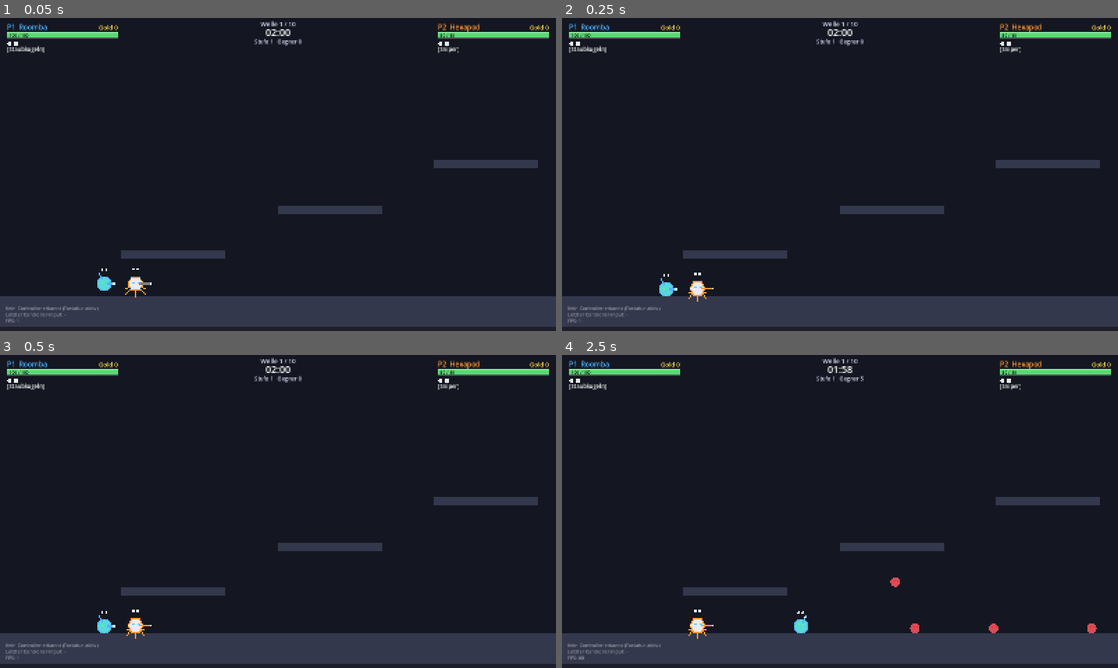
Above: before the commit, frames 1-4 (two rows, left to right).
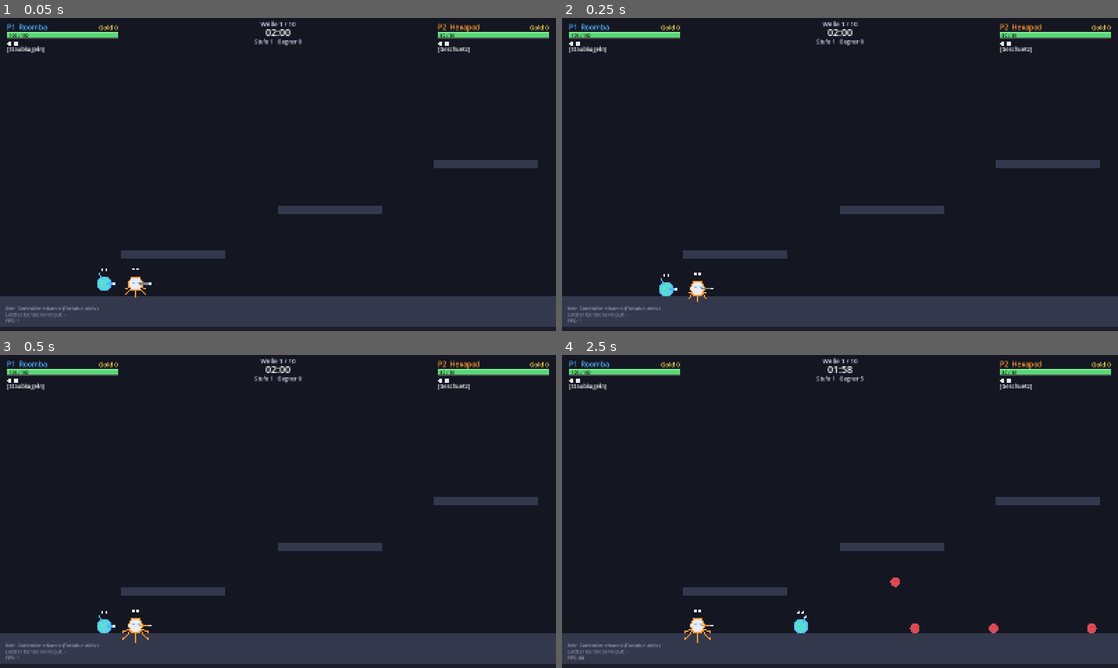
Above: after the commit, the same moments.

Repository: BearsinK/Ares
Game: Godot game, scene res://scenes/main.tscn
The game is run twice, just before and just after one commit, with the same random seed, the same clock (stepped at 60 frames per second) and the same inputs.
Inputs (mouse positions are in pixels of both pictures, inside the frame that each line leads up to):
- Up to frame 1 (0.05 s): no input
- Up to frame 2 (0.25 s): no input
- Up to frame 3 (0.5 s): no input
- Up to frame 4 (2.5 s): tap Enter (p1_confirm) at 0.5 s; move the mouse to (962, 495) at 0.52 s; hold D (p1_right) 0.53-2.03 s; tap . (p2_fire) at 0.6 s; click (962, 495) at 0.67 s; tap Space (p1_jump) at 0.77, 1.52 s; tap Left (p2_left) at 0.8, 1.35 s; move the mouse to (728, 527) at 1.27 s; tap Right (p2_right) at 1.55, 2.1 s; move the mouse to (895, 442) at 2.02 s; hold A (p1_left) from 2.03 s (still down); tap M (p2_weapon) at 2.3 s

The runs differ from the first frame. In frame 1, less than 0.1% of the frame differs, in the area x 26-85%, y 8-86%; in frame 2, less than 0.1%; in frame 3, less than 0.1%, in the area x 22-85%, y 8-92%; in frame 4, less than 0.1%.

Commit message:
Rework hexapod: wall climbing, fast turret, shoot only when planted
Co-Authored-By: Claude Sonnet 5.5 <noreply@anthropic.com>
Claude-Session: https://claude.ai/code/session_01LWfhWxkDekTWkUA5NKCt1X

Diff:
--- a/scripts/autoload/sfx.gd
+++ b/scripts/autoload/sfx.gd
@@ -43,6 +43,7 @@
 	_streams["shake"] = _synth(380.0, 260.0, 0.04, "square", 0.14, 0.7)
 	_streams["can_throw"] = _synth(220.0, 520.0, 0.14, "sine", 0.35, 0.1)
 	_streams["pop"] = _synth(500.0, 120.0, 0.1, "square", 0.3, 0.5)
+	_streams["turret"] = _synth(950.0, 220.0, 0.11, "saw", 0.3, 0.35)
 	_streams["kill"] = _synth(300.0, 40.0, 0.35, "saw", 0.4, 0.6)
 
 
--- a/scripts/data/robot_classes.gd
+++ b/scripts/data/robot_classes.gd
@@ -33,9 +33,11 @@
 		"max_hp": 80.0,
 		"dash_charges": 2,
 		"dash_cooldown": 1.3,
-		# Sniper: die Klassenwaffe (erste Waffe) schiesst nur im Stand.
+		# Geschuetz: die Klassenwaffe (erste Waffe) schiesst nur im Stand (am Boden oder
+		# an der Wand), nach kurzer Aufbauzeit. Dafuer klettert er Waende hoch.
 		"stationary_fire": true,
-		"weapons": ["sniper"],
+		"wall_climb": true,
+		"weapons": ["turret"],
 		"damage_mult": 1.0,
 	},
 	"vending": {
--- a/scripts/data/weapons.gd
+++ b/scripts/data/weapons.gd
@@ -5,7 +5,7 @@
 ## kind "hitscan": sofortiger Treffer entlang einer Linie (Strahl, Sniper)
 ## kind "lob": Bogenwurf mit Schuettel-Aufladung (Feuer halten = schuetteln, loslassen = werfen)
 
-const ALL_IDS: Array[String] = ["dust", "rapid", "shotgun", "rocket", "beam", "sniper", "can"]
+const ALL_IDS: Array[String] = ["dust", "rapid", "shotgun", "rocket", "beam", "sniper", "can", "turret"]
 
 const DATA := {
 	"dust": {
@@ -50,6 +50,12 @@
 		"explosion_damage": 30.0, "explosion_damage_max": 100.0,
 		"recoil": 60.0, "shake": 2.0, "sound": "can_throw", "barrel": 16.0,
 	},
+	"turret": {
+		"name": "Geschuetz", "kind": "hitscan", "color": Color(0.75, 0.9, 1.0),
+		"fire_rate": 2.8, "damage": 34.0, "range": 1500.0, "pierce": 3,
+		"width": 3.0, "tracer_life": 0.12,
+		"recoil": 0.0, "shake": 3.0, "sound": "turret", "barrel": 26.0,
+	},
 	"sniper": {
 		"name": "Sniper", "kind": "hitscan", "color": Color(1.0, 1.0, 1.0),
 		"fire_rate": 0.9, "damage": 90.0, "range": 1900.0, "pierce": 6,
--- a/scripts/game/main.gd
+++ b/scripts/game/main.gd
@@ -17,13 +17,13 @@
 # Debug: F1 / F2 tauschen die aktuelle Waffe von Spieler 1 / 2 gegen die naechste.
 const TEST_LOADOUTS := [
 	["dust", "shotgun", "rocket"],
-	["sniper", "beam", "rapid"],
+	["turret", "sniper", "beam"],
 ]
 # Elementmodule der Testwaffen (gleiche Reihenfolge). Spaeter kauft man sie im Shop.
 # Beispiel Coop: P1 macht mit Staubkugeln nass, P2 schockt mit dem Sniper.
 const TEST_MODULES := [
 	["water", "ice", "fire"],
-	["lightning", "fire", "water"],
+	["lightning", "lightning", "fire"],
 ]
 
 const DUMMY_RESPAWN_TIME := 4.0
--- a/scripts/game/player.gd
+++ b/scripts/game/player.gd
@@ -37,6 +37,8 @@
 const HOOK_COOLDOWN := 0.8
 const HOOK_MAX_TIME := 0.7
 const DROP_TIME := 0.25
+const CLIMB_SPEED := 300.0
+const DEPLOY_TIME := 0.2
 const WORLD_MASK := (1 << 0) | (1 << 5)
 
 var player_index := 1
@@ -84,6 +86,9 @@
 var _hook_cooldown := 0.0
 var _drop_time := 0.0
 var _lob_charging := false
+var _clinging := false
+var _cling_dir := 0.0
+var _stand_time := 0.0
 var _shake_tick := 0.0
 
 
@@ -97,6 +102,10 @@
 	for weapon_id in stats.weapons:
 		weapons.append(weapon_id)
 		modules.append("")
+
+
+func is_clinging() -> bool:
+	return _clinging
 
 
 func fw(firmware_id: String) -> int:
@@ -226,6 +235,11 @@
 		_process_movement(delta, move)
 
 	move_and_slide()
+	var still := (is_on_floor() and absf(velocity.x) < 30.0) or (_clinging and absf(velocity.y) < 30.0)
+	if still and _dash_time_left <= 0.0 and not hook_active:
+		_stand_time += delta
+	else:
+		_stand_time = 0.0
 	_handle_fire(delta)
 	queue_redraw()
 
@@ -279,6 +293,8 @@
 	var down := Input.get_axis(_prefix + "up", _prefix + "down")
 	var accel: float = stats.accel if on_floor else stats.air_accel
 
+	if stats.get("wall_climb", false) and _process_climb(move, down):
+		return
 	if _slamming:
 		velocity.x = move_toward(velocity.x, 0.0, 2000.0 * delta)
 		velocity.y = SLAM_SPEED
@@ -342,6 +358,50 @@
 		Sfx.play("jump")
 
 
+## Wandklettern (Hexapod): Gegen die Wand druecken haelt ihn fest, hoch/runter klettert.
+## Gibt true zurueck, wenn die Bewegung dieses Frames damit erledigt ist.
+func _process_climb(move: float, vertical: float) -> bool:
+	if _wall_lock > 0.0 or _slamming:
+		_clinging = false
+		return false
+	var touching := is_on_wall()
+	var wall_dir := -signf(get_wall_normal().x) if touching else 0.0
+	var pushing := touching and move != 0.0 and signf(move) == wall_dir
+	var on_floor := is_on_floor()
+
+	if _clinging and not touching:
+		# Oberkante erreicht: kleiner Hopser auf den Rand.
+		_clinging = false
+		if vertical < -0.3 and signf(move) == _cling_dir:
+			velocity = Vector2(_cling_dir * 240.0, -430.0)
+			Sfx.play("jump")
+			return true
+		return false
+	if _clinging and on_floor and vertical >= 0.0:
+		_clinging = false
+		return false
+
+	var start := pushing and (not on_floor or vertical < -0.4)
+	if not (start or (_clinging and pushing)):
+		_clinging = false
+		return false
+
+	_clinging = true
+	_cling_dir = wall_dir
+	velocity.x = wall_dir * 80.0
+	velocity.y = vertical * CLIMB_SPEED
+	_air_jumps_left = fw("double_jump")
+	if _jump_buffer > 0.0:
+		# Von der Wand abspringen.
+		velocity = Vector2(-wall_dir * WALL_JUMP_PUSH, -float(stats.jump_speed) * 0.95)
+		facing = -wall_dir
+		_wall_lock = WALL_LOCK_TIME
+		_jump_buffer = 0.0
+		_clinging = false
+		Sfx.play("jump")
+	return true
+
+
 ## True, wenn der Spieler auf einer durchlaessigen Plattform steht.
 func _is_on_one_way() -> bool:
 	for i in get_slide_collision_count():
@@ -438,7 +498,7 @@
 func _can_fire(weapon_id: String) -> bool:
 	# Klassenregel Hexapod: Die Klassenwaffe (erste Waffe) schiesst nur im Stand.
 	if stats.stationary_fire and weapon_id == stats.weapons[0]:
-		return is_on_floor() and absf(velocity.x) < 30.0 and _dash_time_left <= 0.0
+		return _stand_time >= DEPLOY_TIME
 	return true
 
 
@@ -556,11 +616,17 @@
 			draw_arc(Vector2.ZERO, r, 0.0, TAU, 32, outline, 3.0)
 			draw_line(Vector2(-facing * 4.0, -r * 0.6), Vector2(-facing * 16.0, -r * 1.5), outline, 4.0)
 		"hexapod":
-			# Sechseck mit Beinen.
+			# Sechseck mit Beinen. Aufgebaut (stehend) stehen die Beine weiter auseinander,
+			# an der Wand greifen sie in Wandrichtung.
+			var planted := _stand_time >= DEPLOY_TIME
 			for i in 6:
 				var angle := i * TAU / 6.0 + PI / 6.0
-				var leg_end := Vector2(cos(angle), sin(angle) * 0.5 + 0.7) * (r * 1.5)
+				var leg_end := Vector2(cos(angle), sin(angle) * 0.5 + 0.7) * (r * (1.8 if planted else 1.5))
+				if _clinging:
+					leg_end = Vector2(_cling_dir * r * 1.7, (i - 2.5) * 9.0)
 				draw_line(Vector2.ZERO, leg_end, outline, 3.0)
+				if planted and not _clinging:
+					draw_circle(leg_end, 3.0, outline)
 			var points := PackedVector2Array()
 			for i in 6:
 				var angle := i * TAU / 6.0
--- a/tests/element_test.gd
+++ b/tests/element_test.gd
@@ -166,7 +166,7 @@
 	p1.facing = 1.0
 	p2.global_position = Vector2(900.0, 1210.0)
 	p2.velocity = Vector2.ZERO
-	p2.weapon_index = 0
+	p2.weapon_index = 1
 	await _frames(20)
 	Input.action_press("p1_fire")
 	await _frames(30)
--- /dev/null
+++ b/tests/hexapod_test.gd
@@ -0,0 +1,153 @@
+extends Node
+## Test des Hexapods: Wandklettern, Geschuetz nur im Stand mit Aufbauzeit.
+## Ausfuehren: godot --headless --path . res://tests/hexapod_test.tscn
+
+var main: Node
+var failures := 0
+var hexapod: Player
+var roomba: Player
+
+
+func _ready() -> void:
+	main = load("res://scenes/main.tscn").instantiate()
+	main.director_enabled = false
+	main.use_dummies = true
+	main.test_loadout = true
+	add_child(main)
+	_run.call_deferred()
+
+
+func _frames(count: int) -> void:
+	for i in count:
+		await get_tree().physics_frame
+
+
+func _check(condition: bool, message: String) -> void:
+	if condition:
+		print("OK    ", message)
+	else:
+		print("FEHLER ", message)
+		failures += 1
+
+
+func _place(player: Player, pos: Vector2) -> void:
+	player.global_position = pos
+	player.velocity = Vector2.ZERO
+
+
+func _run() -> void:
+	await _frames(40)
+	roomba = main.players[0]
+	hexapod = main.players[1]
+	_check(hexapod.class_id == "hexapod" and hexapod.weapons[0] == "turret", "Hexapod startet mit dem Geschuetz")
+
+	# Wandklettern: Hexapod klettert die linke Arenawand hoch, der Roomba nicht
+	_place(hexapod, Vector2(40.0, 1210.0))
+	_place(roomba, Vector2(60.0, 1210.0))
+	await _frames(10)
+	Input.action_press("p2_left")
+	Input.action_press("p2_up")
+	Input.action_press("p1_left")
+	Input.action_press("p1_up")
+	await _frames(80)
+	_check(hexapod.is_clinging() and hexapod.global_position.y < 900.0, "Hexapod klettert die Wand hoch (y=%.0f)" % hexapod.global_position.y)
+	_check(roomba.global_position.y > 1150.0, "Roomba kann nicht klettern (y=%.0f)" % roomba.global_position.y)
+	Input.action_release("p1_left")
+	Input.action_release("p1_up")
+
+	# Haengen: ohne hoch/runter bleibt er an Ort und Stelle
+	Input.action_release("p2_up")
+	await _frames(10)
+	var hang_y := hexapod.global_position.y
+	await _frames(40)
+	_check(hexapod.is_clinging() and absf(hexapod.global_position.y - hang_y) < 6.0, "Ohne Eingabe haengt er an der Wand")
+
+	# An der Wand kann er schiessen, sobald er aufgebaut ist
+	var shots := [0]
+	hexapod.fired.connect(func(_p: Player, _id: String, _o: Vector2, _d: Vector2, _c: float) -> void: shots[0] += 1)
+	Input.action_press("p2_fire")
+	await _frames(40)
+	Input.action_release("p2_fire")
+	_check(shots[0] >= 1, "Haengend an der Wand schiesst das Geschuetz (%d Schuesse)" % shots[0])
+
+	# Beim Klettern nicht
+	shots[0] = 0
+	Input.action_press("p2_up")
+	Input.action_press("p2_fire")
+	await _frames(40)
+	Input.action_release("p2_fire")
+	Input.action_release("p2_up")
+	_check(shots[0] == 0, "Waehrend des Kletterns schiesst er nicht")
+
+	# Von der Wand abspringen
+	Input.action_press("p2_jump")
+	await _frames(3)
+	Input.action_release("p2_jump")
+	Input.action_release("p2_left")
+	await _frames(3)
+	_check(hexapod.velocity.x > 200.0 and hexapod.velocity.y < -300.0, "Wandsprung stoesst von der Wand ab (%.0f, %.0f)" % [hexapod.velocity.x, hexapod.velocity.y])
+	await _frames(150)
+
+	# Aufbauzeit: direkt nach dem Stehenbleiben schiesst er noch nicht
+	_place(hexapod, Vector2(1000.0, 1210.0))
+	await _frames(10)
+	Input.action_press("p2_right")
+	await _frames(30)
+	Input.action_release("p2_right")
+	await _frames(2)
+	shots[0] = 0
+	Input.action_press("p2_fire")
+	await _frames(5)
+	var early: int = shots[0]
+	await _frames(30)
+	Input.action_release("p2_fire")
+	_check(early == 0, "Direkt nach dem Stehenbleiben ist das Geschuetz noch nicht aufgebaut")
+	_check(shots[0] >= 1, "Danach schiesst es (%d Schuesse)" % shots[0])
+
+	# In der Luft kein Schuss
+	_place(hexapod, Vector2(1000.0, 600.0))
+	shots[0] = 0
+	Input.action_press("p2_fire")
+	await _frames(10)
+	Input.action_release("p2_fire")
+	_check(shots[0] == 0, "In der Luft schiesst er nicht")
+	await _frames(100)
+
+	# Feuerrate: deutlich schneller als der alte Sniper (0,9 pro Sekunde)
+	_place(hexapod, Vector2(1000.0, 1210.0))
+	await _frames(30)
+	shots[0] = 0
+	Input.action_press("p2_fire")
+	await _frames(120)
+	Input.action_release("p2_fire")
+	_check(shots[0] >= 4, "Schnelle Schussrate (%d Schuesse in 2 s)" % shots[0])
+
+	# Nur die Klassenwaffe ist an den Stand gebunden: der Sniper aus dem Shop nicht
+	hexapod.weapon_index = 1
+	await _frames(20)
+	shots[0] = 0
+	Input.action_press("p2_right")
+	Input.action_press("p2_fire")
+	await _frames(40)
+	Input.action_release("p2_fire")
+	Input.action_release("p2_right")
+	_check(shots[0] >= 1, "Andere Waffen duerfen im Gehen schiessen (%d)" % shots[0])
+	await _frames(10)
+
+	# Mantle: am Schacht hochklettern und auf die Plattform oben hopsen
+	hexapod.weapon_index = 0
+	_place(hexapod, Vector2(2574.0, 1210.0))
+	await _frames(10)
+	Input.action_press("p2_right")
+	Input.action_press("p2_up")
+	for i in 300:
+		await _frames(1)
+		if hexapod.global_position.y < 680.0 and hexapod.is_on_floor():
+			break
+	Input.action_release("p2_right")
+	Input.action_release("p2_up")
+	await _frames(30)
+	_check(hexapod.global_position.y < 690.0 and hexapod.is_on_floor(), "Hexapod klettert den Schacht hoch und steht oben (y=%.0f)" % hexapod.global_position.y)
+
+	print("Fertig, Fehler: ", failures)
+	get_tree().quit(failures)
--- /dev/null
+++ b/tests/hexapod_test.tscn
@@ -0,0 +1,6 @@
+[gd_scene load_steps=2 format=3]
+
+[ext_resource type="Script" path="res://tests/hexapod_test.gd" id="1_test"]
+
+[node name="HexapodTest" type="Node"]
+script = ExtResource("1_test")
--- a/tests/smoke_test.gd
+++ b/tests/smoke_test.gd
@@ -143,13 +143,14 @@
 	await _frames(3)
 	Input.action_release("p2_fire")
 	await _frames(5)
-	_check(dummy.health <= dummy.max_health - 80.0, "Sniper trifft sofort (HP %d)" % int(dummy.health))
+	_check(dummy.health <= dummy.max_health - 30.0, "Geschuetz trifft sofort (HP %d)" % int(dummy.health))
 	await _frames(60)
 
-	Input.action_press("p2_weapon")
-	await _frames(3)
-	Input.action_release("p2_weapon")
-	await _frames(15)
+	for i in 2:
+		Input.action_press("p2_weapon")
+		await _frames(3)
+		Input.action_release("p2_weapon")
+		await _frames(15)
 	_reset_dummy(dummy)
 	Input.action_press("p2_fire")
 	await _frames(30)
Not shown, added: tests/hexapod_test.gd.uid
Not shown, changed: README.md
Not shown, changed: docs/DESIGN.md
